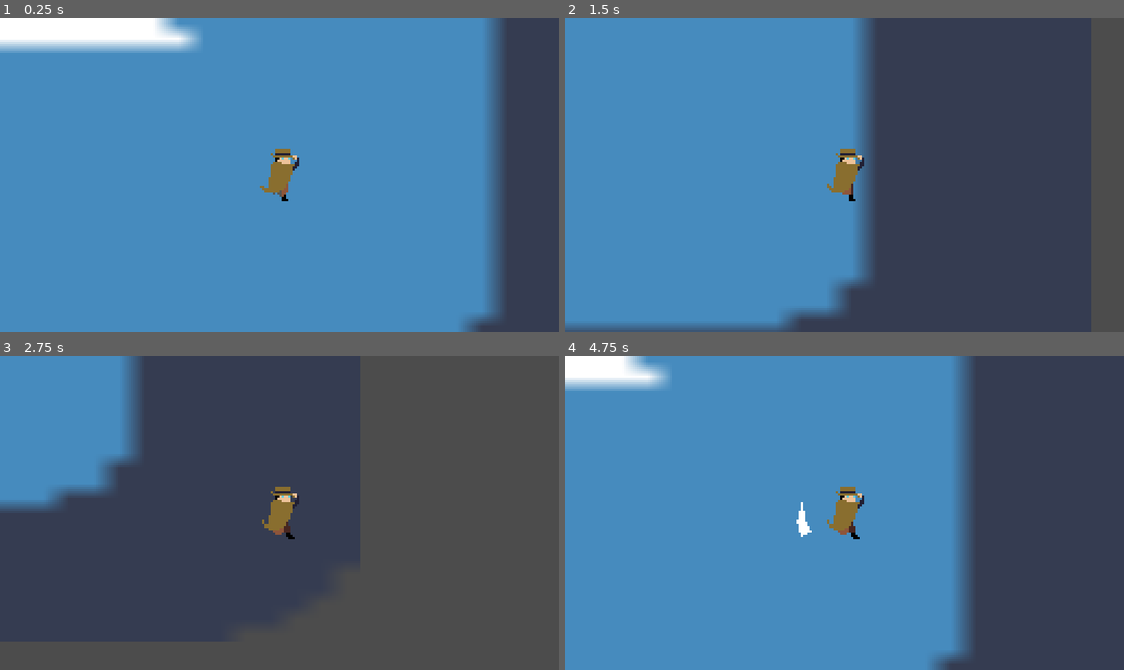
Above: before the commit, frames 1-4 (two rows, left to right).
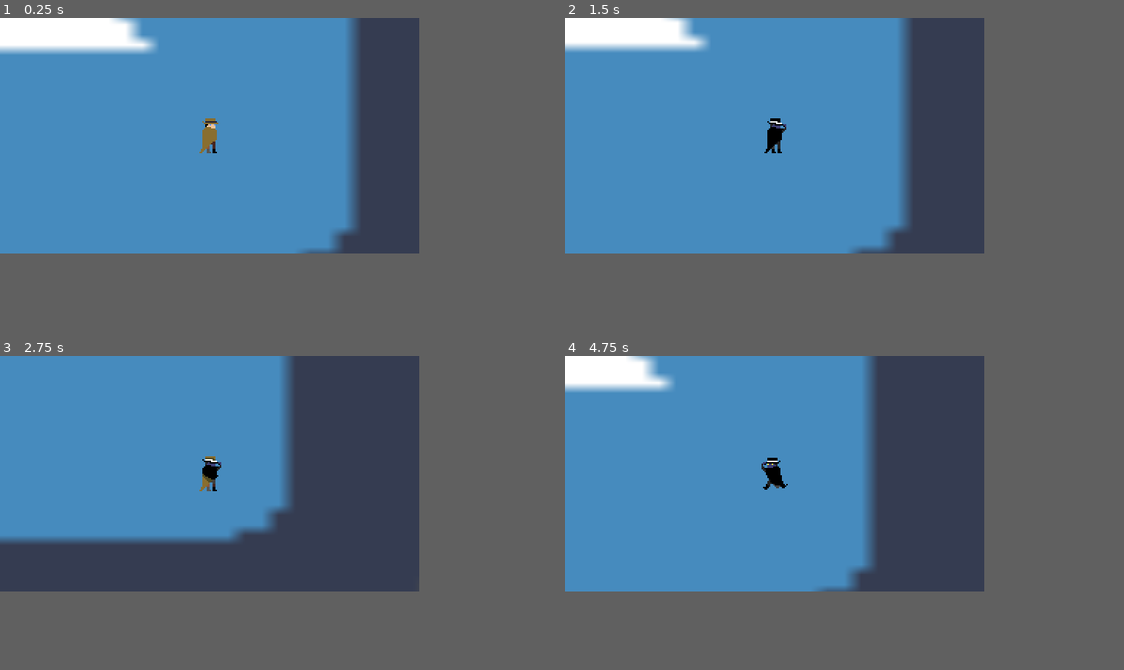
Above: after the commit, the same moments.

Repository: Cabidge/SGD1
Game: Godot game, scene res://assets/Main.tscn
Two runs of this game, one before a commit and one after it. Both use one fixed random seed, a clock stepped at 60 frames per second and the inputs below. The engine's default icon, where the game draws it, is replaced by a stand-in: a white triangle on a blue panel in a dark square.
Inputs (mouse positions are in pixels of both pictures, inside the frame that each line leads up to):
- Up to frame 1 (0.25 s): no input
- Up to frame 2 (1.5 s): move the mouse to (967, 159) at 0.52 s; press the mouse at (967, 159) at 0.53 s; hold D (move_right) 0.53-1.28 s; right-click (967, 159) at 0.8 s; move the mouse to (732, 190) at 1.27 s; release the mouse at (732, 190) at 1.28 s; hold S (move_down) from 1.28 s (still down); right-click (732, 190) at 1.35 s
- Up to frame 3 (2.75 s): click (167, 528) at 1.55 s; move the mouse to (335, 443) at 2.02 s; release S (move_down) at 2.03 s; press the mouse at (335, 443) at 2.03 s; hold D (move_right) from 2.03 s (still down); right-click (335, 443) at 2.3 s
- Up to frame 4 (4.75 s): move the mouse to (816, 575) at 2.77 s; release D (move_right) at 2.78 s; release the mouse at (816, 575) at 2.78 s; hold W (move_up) 2.78-3.53 s; right-click (816, 575) at 2.85 s; click (816, 575) at 3.05 s; move the mouse to (1012, 560) at 3.52 s; press the mouse at (1012, 560) at 3.53 s; hold A (move_left) from 3.53 s (still down); right-click (1012, 560) at 3.8 s; move the mouse to (676, 465) at 4.27 s; release the mouse at (676, 465) at 4.28 s; right-click (676, 465) at 4.35 s; click (676, 465) at 4.55 s
In our replay, the window is 768x432 before the commit and 576x324 after it. These sizes can differ from the game's own. Grey fills any space a smaller window leaves; there, only what the larger window draws over its background counts as a difference.

The runs differ from the first frame. In frame 1, 26% of the frame differs, in the area x 0-100%, y 0-100%; in frame 2, 23%; in frame 3, 21%; in frame 4, 35%, in the area x 0-73%, y 0-100%.

Commit message:
+Parry and Stealth animations +FSM +Other things I forgot to commit.

Diff:
--- a/Global.gd
+++ b/Global.gd
@@ -1,3 +1,6 @@
 extends Node
 
 const TILE = 24
+
+func negative_bool(b : bool):
+	return 2 * (int(b) - 0.5)
--- /dev/null
+++ b/StateMachine.gd
@@ -0,0 +1,38 @@
+class_name StateMachine
+extends Node
+
+var states = {}
+var state = null setget set_state
+var previous_state = null
+
+onready var parent = get_parent()
+
+func _physics_process(delta):
+	if state != null:
+		_state_logic(delta)
+		var trans = _transition(delta)
+		if trans != null:
+			set_state(trans)
+
+func add_state(state_name : String):
+	states[state_name] = states.size()
+
+func _state_logic(_delta):
+	pass
+
+func _transition(_delta):
+	return null
+
+func _enter(_new_state, _last_state):
+	pass
+
+func _exit(_last_state, _new_state):
+	pass
+
+func set_state(new_state : int):
+	previous_state = state
+	state = new_state
+
+	if previous_state != null:
+		_exit(previous_state, new_state)
+	_enter(new_state, previous_state)
--- a/assets/player/Pivot.gd
+++ b/assets/player/Pivot.gd
@@ -2,10 +2,6 @@
 
 onready var trail = $Trail
 
-func _unhandled_input(event):
-	if event.is_action_pressed("attack"):
-		swipe()
-
 func swipe():
 	look_at(get_global_mouse_position())
 	trail.play_swipe()
--- a/assets/player/Player.gd
+++ b/assets/player/Player.gd
@@ -1,14 +1,50 @@
 extends KinematicBody2D
 
 const MAX_SPEED = Global.TILE * 5 # tiles per second
+const SLOW_SPEED = MAX_SPEED * 0.1
 
 var velocity : Vector2 = Vector2.ZERO
 
-func _physics_process(_delta):
-	velocity = velocity.linear_interpolate(move_dir() * MAX_SPEED, 0.2)
+var stealth = false
+
+var flipped = false setget set_flipped
+var animation : String setget set_animation
+
+onready var sprite = $Sprite
+onready var pivot = $Pivot
+
+func lerp_vel(dir : Vector2, speed = MAX_SPEED):
+	velocity = velocity.linear_interpolate(dir * speed, 0.2)
+
+func handle_movement():
 	velocity = move_and_slide(velocity)
 
 func move_dir() -> Vector2:
 	var x = Input.get_action_strength("move_right") - Input.get_action_strength("move_left")
 	var y = Input.get_action_strength("move_down") - Input.get_action_strength("move_up")
 	return Vector2(x,y).normalized()
+
+func set_flipped(new):
+	flipped = new
+	sprite.flip_h = flipped
+
+func set_animation(anim : String):
+	if anim == "parry":
+		sprite.offset.x = -Global.negative_bool(flipped) * 4
+	else :
+		sprite.offset.x = 0
+
+	animation = anim
+	if stealth:
+		animation += "_stealth"
+
+	sprite.play(animation)
+
+func toggle_stealth():
+	stealth = !stealth
+	sprite.play("transition",!stealth)
+
+func parry():
+	set_flipped(get_global_mouse_position().x < position.x)
+	set_animation("parry")
+	pivot.swipe()
--- a/assets/player/Player.tscn
+++ b/assets/player/Player.tscn
@@ -7,132 +7,213 @@
 [ext_resource path="res://assets/player/sprites/walk.png" type="Texture" id=5]
 [ext_resource path="res://assets/player/sprites/stab.png" type="Texture" id=6]
 [ext_resource path="res://assets/player/sprites/walk_stealth.png" type="Texture" id=7]
+[ext_resource path="res://assets/player/PlayerSM.gd" type="Script" id=8]
+[ext_resource path="res://assets/player/sprites/default.png" type="Texture" id=9]
+[ext_resource path="res://assets/player/sprites/default_stealth.png" type="Texture" id=10]
+[ext_resource path="res://assets/player/sprites/transition.png" type="Texture" id=11]
+[ext_resource path="res://assets/player/sprites/parry.png" type="Texture" id=12]
 
 [sub_resource type="RectangleShape2D" id=1]
-extents = Vector2( 9, 4 )
+extents = Vector2( 9, 3 )
 
 [sub_resource type="AtlasTexture" id=2]
-atlas = ExtResource( 5 )
+atlas = ExtResource( 9 )
 region = Rect2( 0, 0, 24, 24 )
 
 [sub_resource type="AtlasTexture" id=3]
-atlas = ExtResource( 5 )
+atlas = ExtResource( 11 )
 region = Rect2( 24, 0, 24, 24 )
 
 [sub_resource type="AtlasTexture" id=4]
-atlas = ExtResource( 5 )
+atlas = ExtResource( 11 )
 region = Rect2( 48, 0, 24, 24 )
 
 [sub_resource type="AtlasTexture" id=5]
-atlas = ExtResource( 5 )
+atlas = ExtResource( 11 )
 region = Rect2( 72, 0, 24, 24 )
 
 [sub_resource type="AtlasTexture" id=6]
-atlas = ExtResource( 5 )
+atlas = ExtResource( 11 )
 region = Rect2( 0, 24, 24, 24 )
 
 [sub_resource type="AtlasTexture" id=7]
-atlas = ExtResource( 5 )
+atlas = ExtResource( 11 )
 region = Rect2( 24, 24, 24, 24 )
 
 [sub_resource type="AtlasTexture" id=8]
-atlas = ExtResource( 5 )
+atlas = ExtResource( 11 )
 region = Rect2( 48, 24, 24, 24 )
 
 [sub_resource type="AtlasTexture" id=9]
-atlas = ExtResource( 5 )
+atlas = ExtResource( 11 )
 region = Rect2( 72, 24, 24, 24 )
 
 [sub_resource type="AtlasTexture" id=10]
-atlas = ExtResource( 5 )
+atlas = ExtResource( 11 )
 region = Rect2( 0, 48, 24, 24 )
 
 [sub_resource type="AtlasTexture" id=11]
-atlas = ExtResource( 5 )
+atlas = ExtResource( 11 )
 region = Rect2( 24, 48, 24, 24 )
 
+[sub_resource type="AtlasTexture" id=12]
+atlas = ExtResource( 5 )
+region = Rect2( 0, 0, 24, 24 )
+
+[sub_resource type="AtlasTexture" id=13]
+atlas = ExtResource( 5 )
+region = Rect2( 24, 0, 24, 24 )
+
+[sub_resource type="AtlasTexture" id=14]
+atlas = ExtResource( 5 )
+region = Rect2( 48, 0, 24, 24 )
+
 [sub_resource type="AtlasTexture" id=15]
-atlas = ExtResource( 7 )
-region = Rect2( 0, 0, 24, 24 )
+atlas = ExtResource( 5 )
+region = Rect2( 72, 0, 24, 24 )
 
 [sub_resource type="AtlasTexture" id=16]
-atlas = ExtResource( 7 )
-region = Rect2( 24, 0, 24, 24 )
+atlas = ExtResource( 5 )
+region = Rect2( 0, 24, 24, 24 )
 
 [sub_resource type="AtlasTexture" id=17]
-atlas = ExtResource( 7 )
-region = Rect2( 48, 0, 24, 24 )
+atlas = ExtResource( 5 )
+region = Rect2( 24, 24, 24, 24 )
 
 [sub_resource type="AtlasTexture" id=18]
+atlas = ExtResource( 5 )
+region = Rect2( 48, 24, 24, 24 )
+
+[sub_resource type="AtlasTexture" id=19]
+atlas = ExtResource( 5 )
+region = Rect2( 72, 24, 24, 24 )
+
+[sub_resource type="AtlasTexture" id=20]
+atlas = ExtResource( 5 )
+region = Rect2( 0, 48, 24, 24 )
+
+[sub_resource type="AtlasTexture" id=21]
+atlas = ExtResource( 5 )
+region = Rect2( 24, 48, 24, 24 )
+
+[sub_resource type="AtlasTexture" id=22]
+atlas = ExtResource( 7 )
+region = Rect2( 0, 0, 24, 24 )
+
+[sub_resource type="AtlasTexture" id=23]
+atlas = ExtResource( 7 )
+region = Rect2( 24, 0, 24, 24 )
+
+[sub_resource type="AtlasTexture" id=24]
+atlas = ExtResource( 7 )
+region = Rect2( 48, 0, 24, 24 )
+
+[sub_resource type="AtlasTexture" id=25]
 atlas = ExtResource( 7 )
 region = Rect2( 72, 0, 24, 24 )
 
-[sub_resource type="AtlasTexture" id=19]
-atlas = ExtResource( 7 )
-region = Rect2( 0, 24, 24, 24 )
-
-[sub_resource type="AtlasTexture" id=20]
-atlas = ExtResource( 7 )
-region = Rect2( 24, 24, 24, 24 )
-
-[sub_resource type="AtlasTexture" id=21]
+[sub_resource type="AtlasTexture" id=26]
+atlas = ExtResource( 7 )
+region = Rect2( 0, 24, 24, 24 )
+
+[sub_resource type="AtlasTexture" id=27]
+atlas = ExtResource( 7 )
+region = Rect2( 24, 24, 24, 24 )
+
+[sub_resource type="AtlasTexture" id=28]
 atlas = ExtResource( 7 )
 region = Rect2( 48, 24, 24, 24 )
 
-[sub_resource type="AtlasTexture" id=22]
+[sub_resource type="AtlasTexture" id=29]
 atlas = ExtResource( 7 )
 region = Rect2( 72, 24, 24, 24 )
 
-[sub_resource type="AtlasTexture" id=23]
+[sub_resource type="AtlasTexture" id=30]
 atlas = ExtResource( 7 )
 region = Rect2( 0, 48, 24, 24 )
 
-[sub_resource type="AtlasTexture" id=24]
+[sub_resource type="AtlasTexture" id=31]
 atlas = ExtResource( 7 )
 region = Rect2( 24, 48, 24, 24 )
 
-[sub_resource type="AtlasTexture" id=25]
-atlas = ExtResource( 6 )
-region = Rect2( 0, 0, 24, 24 )
-
-[sub_resource type="AtlasTexture" id=26]
-atlas = ExtResource( 6 )
-region = Rect2( 24, 0, 24, 24 )
-
-[sub_resource type="AtlasTexture" id=27]
-atlas = ExtResource( 6 )
-region = Rect2( 48, 0, 24, 24 )
-
-[sub_resource type="AtlasTexture" id=28]
-atlas = ExtResource( 6 )
-region = Rect2( 0, 24, 24, 24 )
-
-[sub_resource type="AtlasTexture" id=29]
-atlas = ExtResource( 6 )
-region = Rect2( 24, 24, 24, 24 )
-
-[sub_resource type="SpriteFrames" id=12]
+[sub_resource type="AtlasTexture" id=32]
+atlas = ExtResource( 6 )
+region = Rect2( 0, 0, 24, 24 )
+
+[sub_resource type="AtlasTexture" id=33]
+atlas = ExtResource( 6 )
+region = Rect2( 24, 0, 24, 24 )
+
+[sub_resource type="AtlasTexture" id=34]
+atlas = ExtResource( 6 )
+region = Rect2( 48, 0, 24, 24 )
+
+[sub_resource type="AtlasTexture" id=35]
+atlas = ExtResource( 6 )
+region = Rect2( 0, 24, 24, 24 )
+
+[sub_resource type="AtlasTexture" id=36]
+atlas = ExtResource( 6 )
+region = Rect2( 24, 24, 24, 24 )
+
+[sub_resource type="AtlasTexture" id=37]
+atlas = ExtResource( 10 )
+region = Rect2( 0, 0, 24, 24 )
+
+[sub_resource type="AtlasTexture" id=38]
+atlas = ExtResource( 12 )
+region = Rect2( 0, 24, 24, 24 )
+
+[sub_resource type="AtlasTexture" id=39]
+atlas = ExtResource( 12 )
+region = Rect2( 24, 0, 24, 24 )
+
+[sub_resource type="AtlasTexture" id=40]
+atlas = ExtResource( 12 )
+region = Rect2( 0, 0, 24, 24 )
+
+[sub_resource type="SpriteFrames" id=41]
 animations = [ {
-"frames": [ SubResource( 2 ), SubResource( 3 ), SubResource( 4 ), SubResource( 5 ), SubResource( 6 ), SubResource( 7 ), SubResource( 8 ), SubResource( 9 ), SubResource( 10 ), SubResource( 11 ) ],
+"frames": [ SubResource( 2 ) ],
+"loop": false,
+"name": "default",
+"speed": 5.0
+}, {
+"frames": [ SubResource( 3 ), SubResource( 4 ), SubResource( 5 ), SubResource( 6 ), SubResource( 7 ), SubResource( 8 ), SubResource( 9 ), SubResource( 10 ), SubResource( 11 ) ],
+"loop": false,
+"name": "transition",
+"speed": 10.0
+}, {
+"frames": [ SubResource( 12 ), SubResource( 13 ), SubResource( 14 ), SubResource( 15 ), SubResource( 16 ), SubResource( 17 ), SubResource( 18 ), SubResource( 19 ), SubResource( 20 ), SubResource( 21 ) ],
 "loop": true,
 "name": "walk",
 "speed": 15.0
 }, {
-"frames": [ SubResource( 15 ), SubResource( 16 ), SubResource( 17 ), SubResource( 18 ), SubResource( 19 ), SubResource( 20 ), SubResource( 21 ), SubResource( 22 ), SubResource( 23 ), SubResource( 24 ) ],
+"frames": [ SubResource( 22 ), SubResource( 23 ), SubResource( 24 ), SubResource( 25 ), SubResource( 26 ), SubResource( 27 ), SubResource( 28 ), SubResource( 29 ), SubResource( 30 ), SubResource( 31 ) ],
 "loop": true,
 "name": "walk_stealth",
 "speed": 15.0
 }, {
-"frames": [ SubResource( 25 ), SubResource( 26 ), SubResource( 27 ), SubResource( 28 ), SubResource( 29 ) ],
+"frames": [ SubResource( 32 ), SubResource( 33 ), SubResource( 34 ), SubResource( 35 ), SubResource( 36 ) ],
 "loop": true,
 "name": "stab",
 "speed": 5.0
+}, {
+"frames": [ SubResource( 37 ) ],
+"loop": false,
+"name": "default_stealth",
+"speed": 5.0
+}, {
+"frames": [ SubResource( 38 ), SubResource( 39 ), SubResource( 40 ) ],
+"loop": false,
+"name": "parry",
+"speed": 12.0
 } ]
 
-[sub_resource type="Curve" id=13]
-_data = [ Vector2( 0, 0 ), 0.0, 0.868636, 0, 0, Vector2( 1, 1 ), -0.802204, 0.0, 0, 0 ]
-
-[sub_resource type="Animation" id=14]
+[sub_resource type="Curve" id=42]
+_data = [ Vector2( 0, 0 ), 0.0, 0.172348, 0, 0, Vector2( 1, 1 ), 0.127273, 0.0, 0, 0 ]
+
+[sub_resource type="Animation" id=43]
 length = 0.1
 tracks/0/type = "value"
 tracks/0/path = NodePath("TrailPivot:rotation_degrees")
@@ -144,7 +225,7 @@
 "times": PoolRealArray( 0, 0.1 ),
 "transitions": PoolRealArray( -2, -2 ),
 "update": 0,
-"values": [ -45.0, 45.0 ]
+"values": [ -40.0, 40.0 ]
 }
 
 [node name="Player" type="KinematicBody2D"]
@@ -153,15 +234,15 @@
 [node name="Camera2D" type="Camera2D" parent="."]
 position = Vector2( 0, -12 )
 current = true
+editor_draw_screen = false
 
 [node name="CollisionShape2D" type="CollisionShape2D" parent="."]
-position = Vector2( 0, -4 )
+position = Vector2( 0, -1 )
 shape = SubResource( 1 )
 
 [node name="Sprite" type="AnimatedSprite" parent="."]
 position = Vector2( 0, -12 )
-frames = SubResource( 12 )
-animation = "walk"
+frames = SubResource( 41 )
 playing = true
 
 [node name="Pivot" type="Position2D" parent="."]
@@ -173,19 +254,23 @@
 
 [node name="Line2D" type="Line2D" parent="Pivot/Trail"]
 width = 5.0
-width_curve = SubResource( 13 )
+width_curve = SubResource( 42 )
 default_color = Color( 1, 1, 1, 1 )
 
 [node name="AnimationPlayer" type="AnimationPlayer" parent="Pivot/Trail"]
-anims/Swipe = SubResource( 14 )
+anims/Swipe = SubResource( 43 )
 
 [node name="TrailPivot" type="Node2D" parent="Pivot/Trail"]
-rotation = -0.785398
+rotation = -0.436332
 
 [node name="TrailHead" type="Sprite" parent="Pivot/Trail/TrailPivot"]
 visible = false
-position = Vector2( 20, 0 )
+position = Vector2( 16, 0 )
 scale = Vector2( 0.02, 0.02 )
 texture = ExtResource( 1 )
 
 [node name="Tween" type="Tween" parent="Pivot/Trail"]
+
+[node name="StateMachine" type="Node" parent="."]
+script = ExtResource( 8 )
+[connection signal="tween_all_completed" from="Pivot/Trail/Tween" to="Pivot/Trail" method="_on_Tween_tween_all_completed"]
--- /dev/null
+++ b/assets/player/PlayerSM.gd
@@ -0,0 +1,69 @@
+extends StateMachine
+
+var dir : Vector2 = Vector2.ZERO
+
+func _ready():
+	add_state("idle")
+	add_state("run")
+	add_state("stealth")
+	add_state("parry")
+	call_deferred("set_state",states.idle)
+
+func _state_logic(_delta):
+	dir = parent.move_dir()
+
+	match state:
+		states.idle:
+			parent.lerp_vel(Vector2.ZERO)
+		states.run:
+			parent.lerp_vel(dir)
+			auto_flip()
+		states.stealth,states.parry:
+			parent.lerp_vel(dir, parent.SLOW_SPEED)
+	parent.handle_movement()
+
+func _unhandled_input(event):
+	if event.is_action_pressed("stealth") and can_stealth():
+		set_state(states.stealth)
+	elif event.is_action_pressed("attack") and can_parry():
+		set_state(states.parry)
+		parent.parry()
+
+func _transition(_delta):
+	match state:
+		states.idle:
+			if dir != Vector2.ZERO:
+				return states.run
+		states.run:
+			if dir == Vector2.ZERO:
+				return states.idle
+
+func _enter(new, _old):
+	match new:
+		states.idle:
+			parent.animation = "default"
+		states.run:
+			parent.animation = "walk"
+			auto_flip()
+		states.stealth:
+			parent.toggle_stealth()
+			wait_for_animation()
+		states.parry:
+			wait_for_animation()
+
+func auto_flip():
+	if dir.x != 0:
+		parent.flipped = dir.x < 0
+
+func can_stealth() -> bool:
+	return [states.idle,states.run].has(state)
+
+func can_parry() -> bool:
+	return [states.idle,states.run].has(state) and !parent.stealth
+
+func _on_Sprite_animation_finished():
+	parent.sprite.disconnect("animation_finished",self,"_on_Sprite_animation_finished")
+	set_state(states.idle)
+
+func wait_for_animation():
+	parent.sprite.connect("animation_finished",self,"_on_Sprite_animation_finished")
--- a/assets/player/Trail.gd
+++ b/assets/player/Trail.gd
@@ -1,7 +1,6 @@
 extends Node2D
 
-var trail_length := 0.0
-var reverse = false
+var trail_length := 0
 
 onready var anim_player = $AnimationPlayer
 onready var tween = $Tween
@@ -11,22 +10,23 @@
 func _ready():
 	set_physics_process(false)
 
-func _process(delta):
+func _physics_process(_delta):
 	var point_pos = (trail_head.global_position - global_position).rotated(-global_rotation)
 	line.add_point(point_pos)
 	while line.points.size() > trail_length:
 		line.remove_point(0)
-		if line.points.size() == 0:
-			set_physics_process(false)
 
 func play_swipe():
-	if reverse:
+	if get_global_mouse_position().x < global_position.x:
 		anim_player.play_backwards("Swipe")
 	else:
 		anim_player.play("Swipe")
-	reverse = !reverse
 
-	tween.interpolate_property(self,"trail_length",20.0,0,0.6,Tween.TRANS_QUAD,Tween.EASE_OUT)
+	tween.stop_all()
+	tween.interpolate_property(self,"trail_length", 15, 0, 0.4, Tween.TRANS_QUAD,Tween.EASE_OUT)
 	tween.start()
 
 	set_physics_process(true)
+
+func _on_Tween_tween_all_completed():
+	set_physics_process(false)
--- a/project.godot
+++ b/project.godot
@@ -8,9 +8,14 @@
 
 config_version=4
 
-_global_script_classes=[  ]
+_global_script_classes=[ {
+"base": "Node",
+"class": "StateMachine",
+"language": "GDScript",
+"path": "res://StateMachine.gd"
+} ]
 _global_script_class_icons={
-
+"StateMachine": ""
 }
 
 [application]
@@ -25,8 +30,8 @@
 
 [display]
 
-window/size/width=256
-window/size/height=144
+window/size/width=288
+window/size/height=162
 window/size/test_width=1280
 window/size/test_height=720
 window/stretch/mode="viewport"
@@ -86,7 +91,13 @@
 "events": [ Object(InputEventMouseButton,"resource_local_to_scene":false,"resource_name":"","device":0,"alt":false,"shi …(212 unchanged characters)…
  ]
 }
+stealth={
+"deadzone": 0.5,
+"events": [ Object(InputEventMouseButton,"resource_local_to_scene":false,"resource_name":"","device":0,"alt":false,"shift":false,"control":false,"meta":false,"command":false,"button_mask":0,"position":Vector2( 0, 0 ),"global_position":Vector2( 0, 0 ),"factor":1.0,"button_index":2,"pressed":false,"doubleclick":false,"script":null)
+ ]
+}
 
 [rendering]
 
 environment/default_environment="res://default_env.tres"
+quality/dynamic_fonts/use_oversampling=false
Not shown: 1 places in assets/player/Player.tscn that only renumber resources
Binary file added: assets/player/sprites/death.png
Not shown, added: assets/player/sprites/death.png.import
Binary file added: assets/player/sprites/default.png
Not shown, added: assets/player/sprites/default.png.import
Binary file added: assets/player/sprites/default_stealth.png
Not shown, added: assets/player/sprites/default_stealth.png.import
Binary file added: assets/player/sprites/parry.png
Not shown, added: assets/player/sprites/parry.png.import
Binary file added: assets/player/sprites/transition.png
Not shown, added: assets/player/sprites/transition.png.import
Binary file added: assets/tiles/high.png
(and 15 more such lines)
